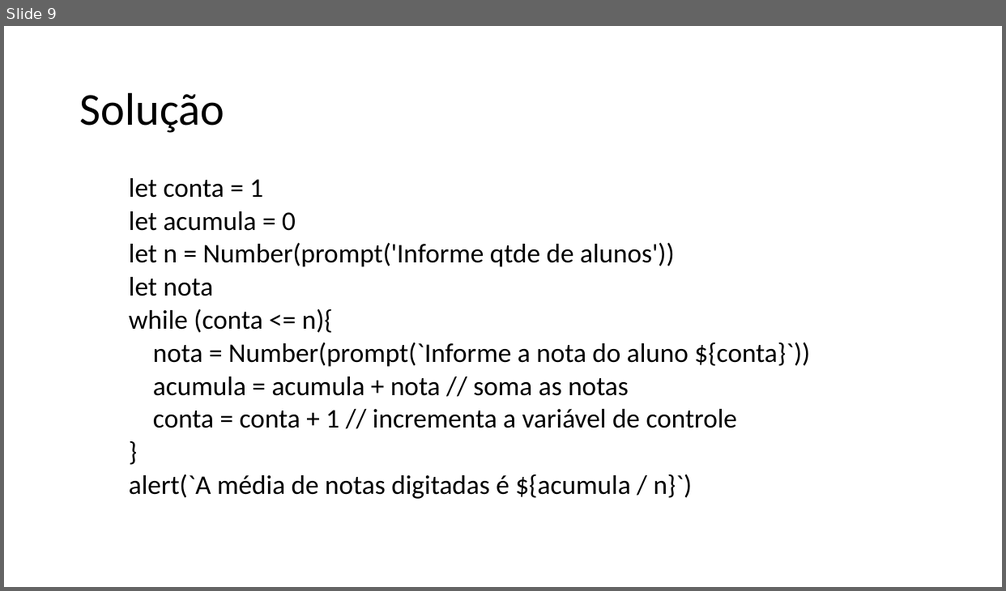
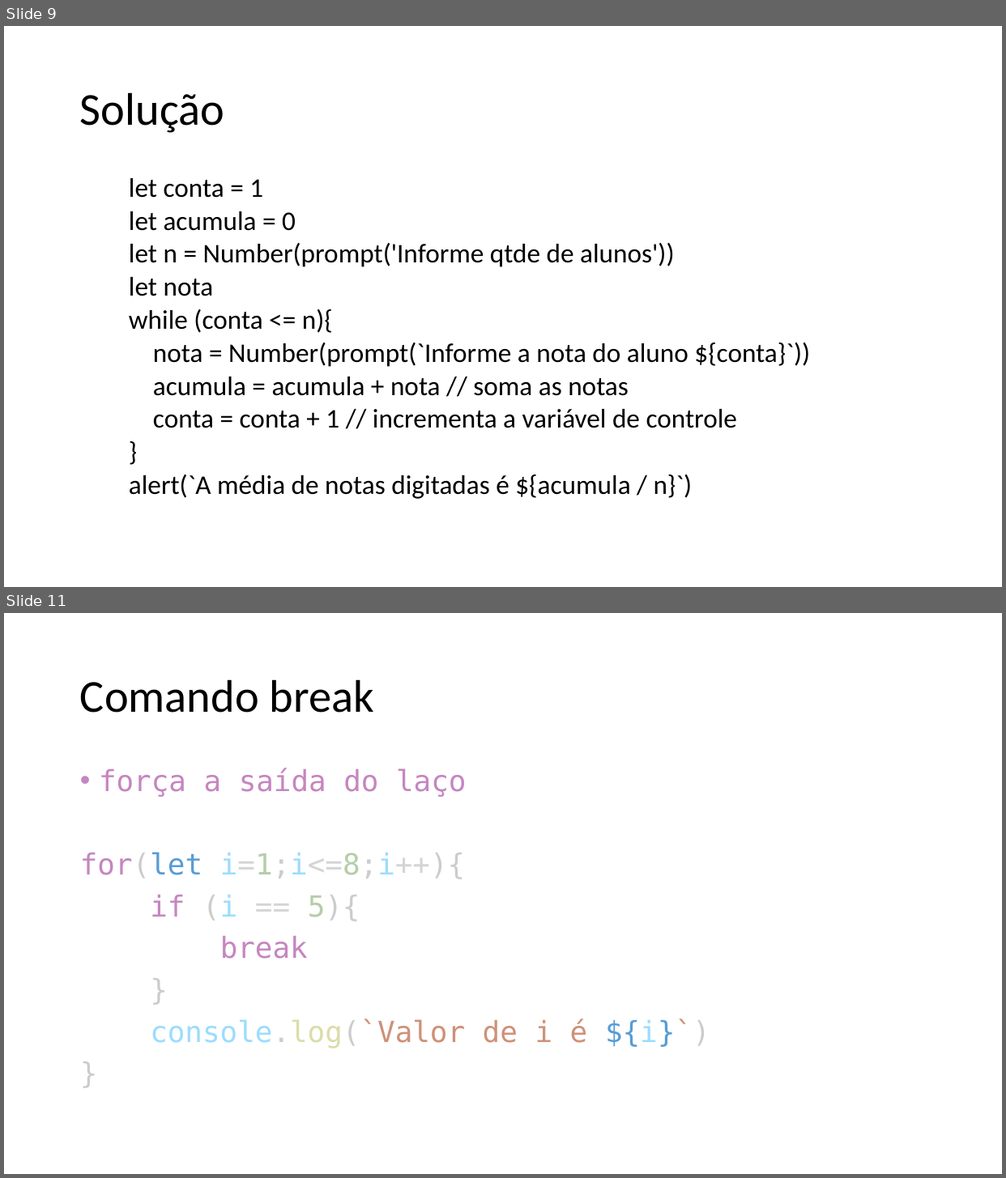
Before and after one commit to dfpires/lingprog-20242, a slide deck: slides/Estrutura de Repetição em Java Script.pptx. Shown one above the other, each under a label of ours: slide 9 before the commit, slides 9 and 11 after it; the slides between them are not shown. The pictures are 1006x591 and 1006x1178 pixels, drawn with LibreOffice and Linux fonts; fonts in the diff are those of the drawing. Boxes give left, top, right and bottom in pixels: in the first picture for what was removed or moved away, otherwise in the second. Text is boxed around its words. In the diff, an @@ line names an element or a change of style, - is before the commit and + after.

```diff
--- a/slides/Estrutura de Repetição em Java Script.pptx
+++ b/slides/Estrutura de Repetição em Java Script.pptx
@@ slide 11 added at <box>4,613,1002,1174</box>, background #FFFFFF @@
@@ title added at <box>80,679,374,713</box>, 44 pt, text #000000 @@
+Comando break
@@ text added at <box>80,768,710,1049</box>, 28 pt, text #C586C0 @@
+• força a saída do laço
+for(let i=1;i<=8;i++){
+if (i == 5){
+break
+}
+console.log(`Valor de i é ${i}`)
+}
```
Also in this commit, not shown: 3 other slides added.
